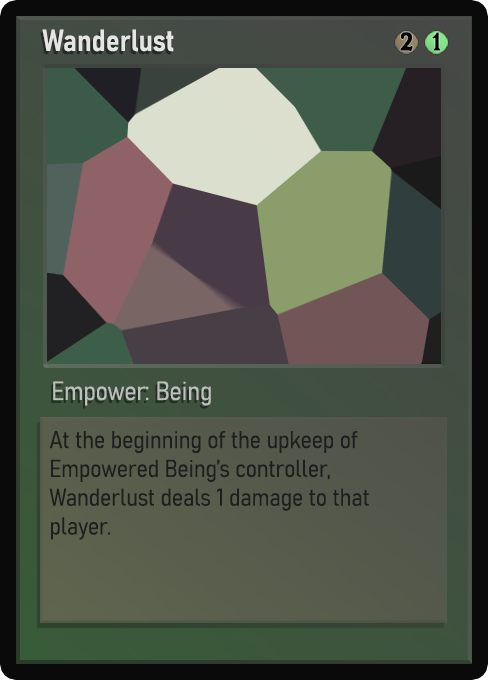
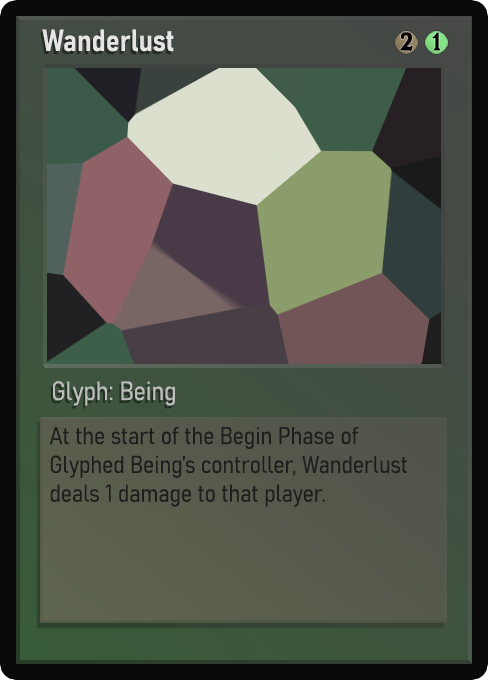
Two versions of the same layered image (488px x 680px). Layer-by-layer changes:
painted on "Class" over <box>53,381,211,406</box>
painted on "Desc_norm" over <box>49,427,407,540</box>
